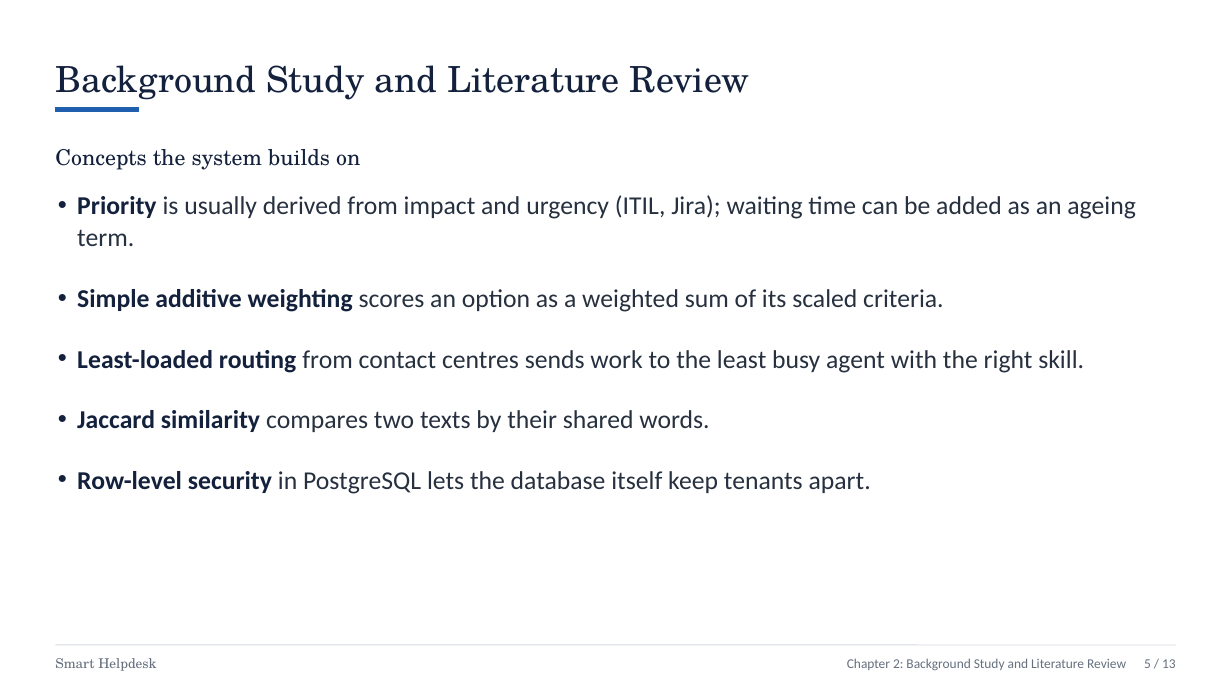
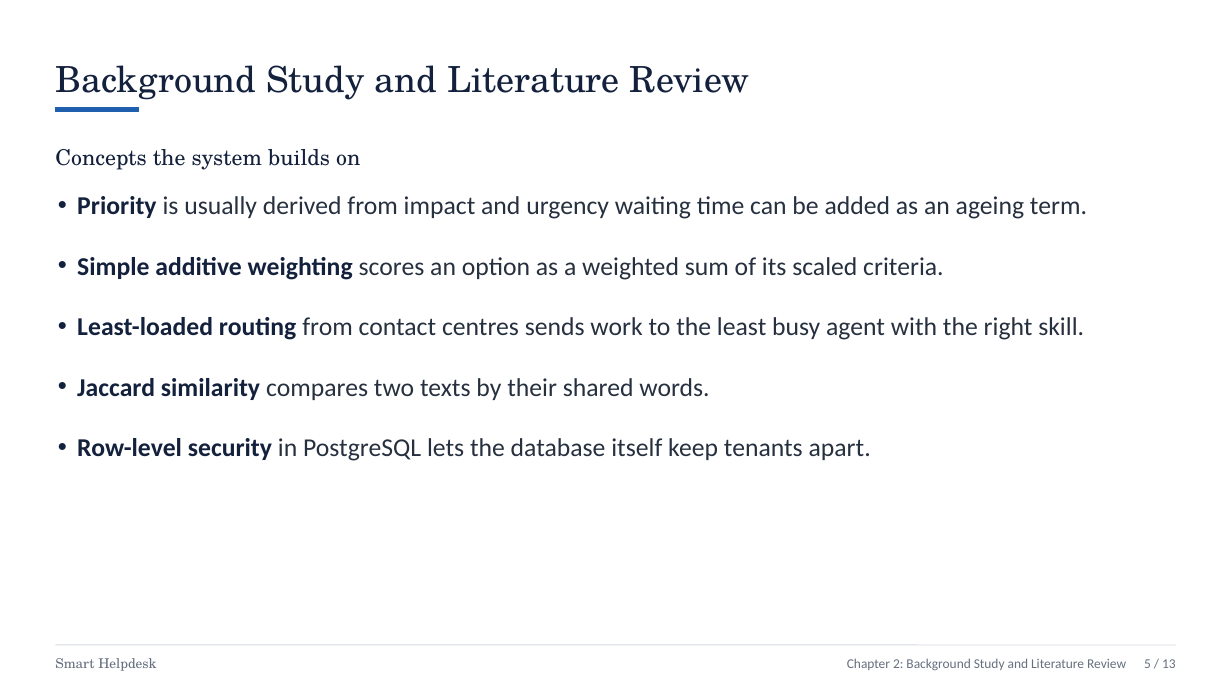
Before and after one commit to Sbh321/smart-helpdesk, a slide deck: slide 6 of college/report/Project-III-Presentation-Smart-Helpdesk.pptx. Drawn at 1232x693 pixels with LibreOffice and Linux fonts; fonts in the diff are those of the drawing. Boxes give left, top, right and bottom in pixels: in the first picture for what was removed or moved away, otherwise in the second. Text is boxed around its words. In the diff, an @@ line names an element or a change of style, - is before the commit and + after.

```diff
--- a/college/report/Project-III-Presentation-Smart-Helpdesk.pptx
+++ b/college/report/Project-III-Presentation-Smart-Helpdesk.pptx
@@ text at box(77, 196, 1087, 219): text changed @@
-• Priority is usually derived from impact and urgency (ITIL, Jira); waiting time can be added as an ageing term.
+• Priority is usually derived from impact and urgency waiting time can be added as an ageing term.
```
Also in this commit, not shown: 1 other slide changed, 4 other files.
